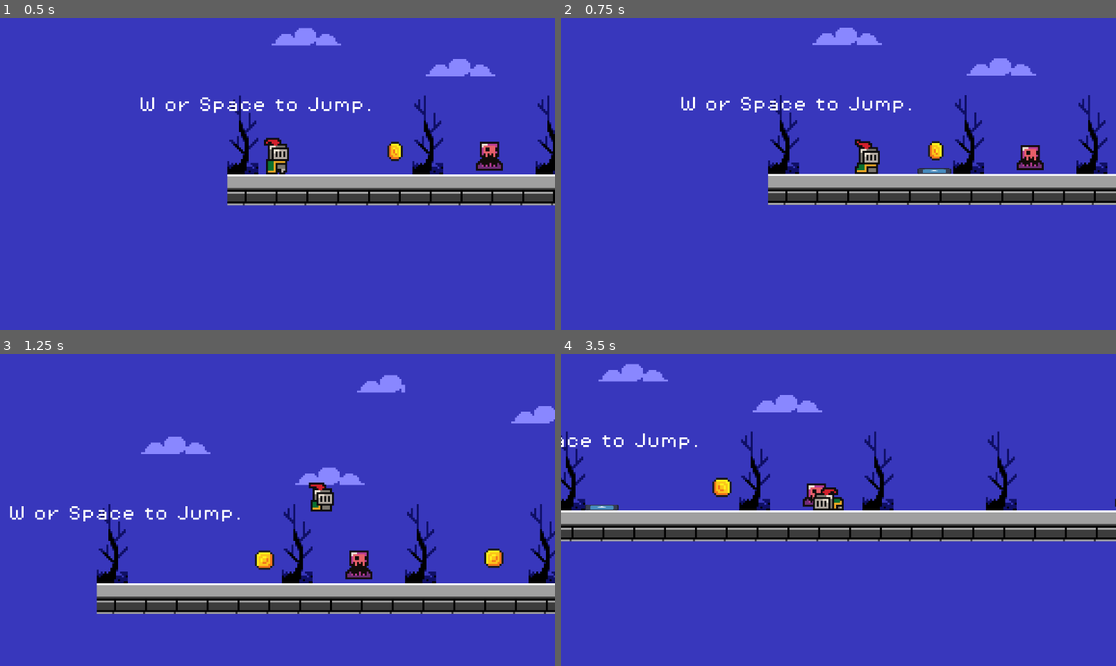
Above: before the commit, frames 1-4 (two rows, left to right).
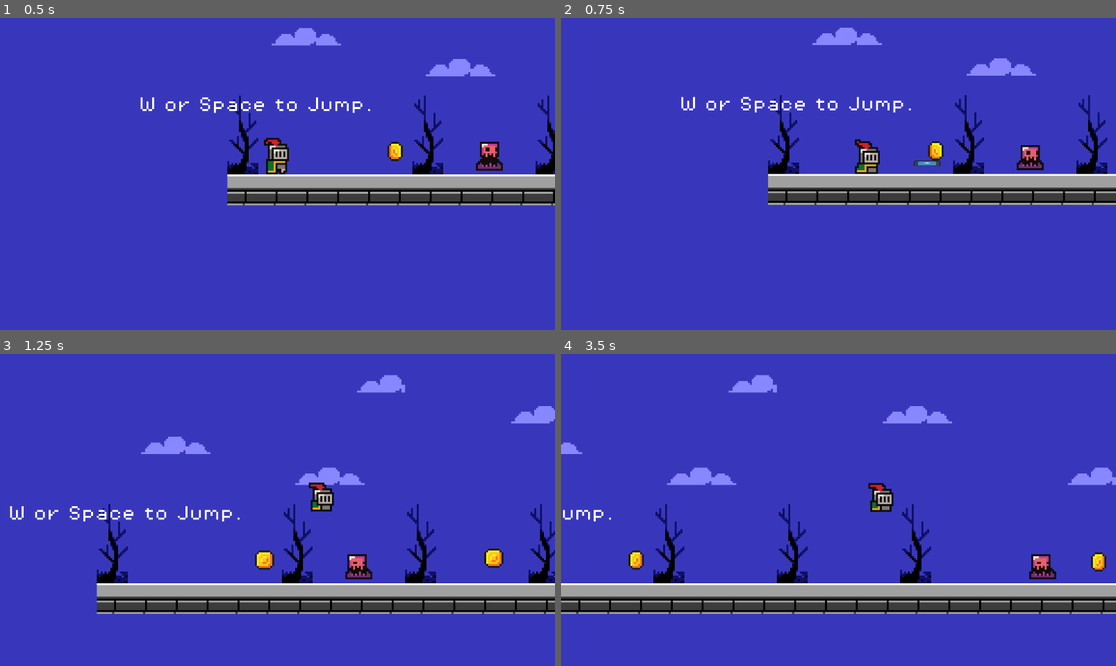
Above: after the commit, the same moments.

Repository: TrevorJac14/Crypt-crawlers
Game: Godot game, scene res://Scenes/game.tscn
The game is run twice, just before and just after one commit, with the same random seed, the same clock (stepped at 60 frames per second) and the same inputs. The engine's default icon, where the game draws it, is replaced by a stand-in: a white triangle on a blue panel in a dark square.
Inputs (mouse positions are in pixels of both pictures, inside the frame that each line leads up to):
- Up to frame 1 (0.5 s): no input
- Up to frame 2 (0.75 s): move the mouse to (960, 158) at 0.52 s; hold D (move_right) from 0.53 s (still down); tap F (throw) at 0.6 s
- Up to frame 3 (1.25 s): keep holding D (move_right); tap Space (jump) at 0.77 s
- Up to frame 4 (3.5 s): move the mouse to (727, 525) at 1.27 s; click (727, 525) at 1.35 s; tap Space (jump) at 1.52, 3.02 s; tap F (throw) at 1.55, 2.1, 2.85 s; move the mouse to (894, 441) at 2.02 s; release D (move_right) at 2.03 s; hold A (move_left) 2.03-2.78 s; move the mouse to (810, 572) at 2.77 s; hold D (move_right) from 2.78 s (still down)

Frame 1 is identical in both runs. In frame 2, 0.2% of the frame differs, in the area x 63-71%, y 45-51%; in frame 3, 0.2%; in frame 4, 27%, in the area x 0-100%, y 3-84%.

Commit message:
bat enemy started, thrown knife collision added

Diff:
--- /dev/null
+++ b/Scenes/bat.tscn
@@ -0,0 +1,35 @@
+[gd_scene load_steps=5 format=3 uid="uid://bd80n3b0mh7qq"]
+
+[ext_resource type="Script" path="res://Scripts/bat.gd" id="1_36pfl"]
+[ext_resource type="Texture2D" uid="uid://d4bymqo7j4pbv" path="res://batplaceholder.png" id="2_22oth"]
+
+[sub_resource type="SpriteFrames" id="SpriteFrames_4rbky"]
+animations = [{
+"frames": [{
+"duration": 1.0,
+"texture": ExtResource("2_22oth")
+}],
+"loop": true,
+"name": &"placeholder",
+"speed": 5.0
+}]
+
+[sub_resource type="CircleShape2D" id="CircleShape2D_pnlof"]
+radius = 5.09902
+
+[node name="Bat" type="CharacterBody2D"]
+script = ExtResource("1_36pfl")
+
+[node name="AnimatedSprite2D" type="AnimatedSprite2D" parent="."]
+position = Vector2(-1.19209e-07, 2)
+scale = Vector2(0.4375, 0.46875)
+sprite_frames = SubResource("SpriteFrames_4rbky")
+animation = &"placeholder"
+
+[node name="CollisionShape2D" type="CollisionShape2D" parent="."]
+position = Vector2(1, -1)
+shape = SubResource("CircleShape2D_pnlof")
+
+[node name="Timer" type="Timer" parent="."]
+
+[connection signal="timeout" from="Timer" to="." method="_on_timer_timeout"]
--- a/Scenes/player.tscn
+++ b/Scenes/player.tscn
@@ -270,7 +270,7 @@
 stream = ExtResource("4_reuyb")
 
 [node name="ThrowPoint" type="Node2D" parent="." groups=["Player"]]
-position = Vector2(7, -9)
+position = Vector2(-3, -4)
 
 [node name="throw_timer" type="Timer" parent="."]
 autostart = true
--- a/Scenes/player_throw.tscn
+++ b/Scenes/player_throw.tscn
@@ -4,18 +4,18 @@
 [ext_resource type="Texture2D" uid="uid://dugxmfys0cb1w" path="res://icon.svg" id="1_acrbu"]
 
 [sub_resource type="RectangleShape2D" id="RectangleShape2D_qgm5v"]
-size = Vector2(16, 3)
+size = Vector2(14, 3)
 
-[node name="PlayerThrow" type="Area2D"]
+[node name="PlayerThrow" type="Area2D" groups=["sword"]]
 script = ExtResource("1_7rk7s")
 
 [node name="Sprite2D" type="Sprite2D" parent="."]
-position = Vector2(2.75, -1.5)
-scale = Vector2(0.136719, 0.0234375)
+position = Vector2(2, -1.5)
+scale = Vector2(0.109375, 0.0234375)
 texture = ExtResource("1_acrbu")
 
 [node name="CollisionShape2D" type="CollisionShape2D" parent="."]
-position = Vector2(3, -1.5)
+position = Vector2(2, -1.5)
 shape = SubResource("RectangleShape2D_qgm5v")
 
 [node name="VisibleOnScreenNotifier2D" type="VisibleOnScreenNotifier2D" parent="."]
--- a/Scenes/skeleton.tscn
+++ b/Scenes/skeleton.tscn
@@ -20,6 +20,8 @@
 
 [node name="Skeleton" type="Area2D"]
 position = Vector2(1, 0)
+collision_layer = 5
+collision_mask = 5
 script = ExtResource("1_ds7ks")
 
 [node name="AnimatedSprite2D" type="AnimatedSprite2D" parent="."]
@@ -37,4 +39,11 @@
 autostart = true
 
 [node name="Projectile" parent="." instance=ExtResource("3_gijse")]
-position = Vector2(4, 2)
+position = Vector2(-2, 1)
+
+[node name="VisibleOnScreenNotifier2D" type="VisibleOnScreenNotifier2D" parent="."]
+position = Vector2(0.999999, -1.5)
+scale = Vector2(1.2, 1.45)
+
+[connection signal="screen_entered" from="VisibleOnScreenNotifier2D" to="." method="_on_visible_on_screen_notifier_2d_screen_entered"]
+[connection signal="screen_exited" from="VisibleOnScreenNotifier2D" to="." method="_on_visible_on_screen_notifier_2d_screen_exited"]
--- /dev/null
+++ b/Scripts/bat.gd
@@ -0,0 +1,12 @@
+extends CharacterBody2D
+
+var speed = 40
+var direction: Vector2
+var is_bat_chase: bool
+
+func _on_timer_timeout():
+	$Timer.wait_time = choose([0.5, 1, 1.5])
+
+func  choose(array):
+	array.shuffle()
+	return array.front()
--- a/Scripts/player.gd
+++ b/Scripts/player.gd
@@ -67,13 +67,12 @@
 	var face_direction = Vector2.RIGHT
 	get_parent().add_child(thrown_object)
 
-	thrown_object.global_position = global_position
+	thrown_object.global_position = $ThrowPoint.global_position
 	if throw_direction == 1:
 		face_direction = Vector2.RIGHT
 	elif throw_direction == -1:
 		face_direction = Vector2.LEFT
-	#var facing_direction = Vector2.RIGHT if throw_rection == 1  elif Vector2.LEFT
-	thrown_object.direction = face_direction#global_position.direction_to(global_position + transform.x)
+	thrown_object.direction = face_direction
 
 # Handles Subweapon Attacking
 func take_damage(amount: int) -> void:
--- a/Scripts/skeleton.gd
+++ b/Scripts/skeleton.gd
@@ -3,6 +3,9 @@
 @export var shoot_cooldown = 2
 @onready var Player = get_tree().get_first_node_in_group("Player")
 @onready var shoot_timer = $ShootTimer
+var health = 10
+var hit = false
+var onScreen = false
 var bullet_scene = load("res://Scenes/projectile.tscn")
 
 # Called when the node enters the scene tree for the first time.
@@ -18,8 +21,31 @@
 		shoot_timer.start(shoot_cooldown)
 
 
+
 func shoot():
-	var bullet = bullet_scene.instantiate()
-	add_child(bullet)
-	bullet.direction = global_position.direction_to(Player.global_position)
-	bullet.global_position = global_position
+	if onScreen:
+		var bullet = bullet_scene.instantiate()
+		add_child(bullet)
+		bullet.direction = global_position.direction_to(Player.global_position)
+		bullet.global_position = global_position
+		bullet.rotation = bullet.direction.angle()
+
+func death():
+	queue_free()
+
+
+func _on_area_entered(area) -> void:
+	if area.is_in_group("sword"):
+		hit = true
+		print("skeleton hit")
+		health -= 5
+		if health <= 0:
+			death()
+
+
+func _on_visible_on_screen_notifier_2d_screen_entered():
+	onScreen = true
+
+
+func _on_visible_on_screen_notifier_2d_screen_exited():
+	onScreen =false
Binary file added: batplaceholder.png
Not shown, added: batplaceholder.png.import
